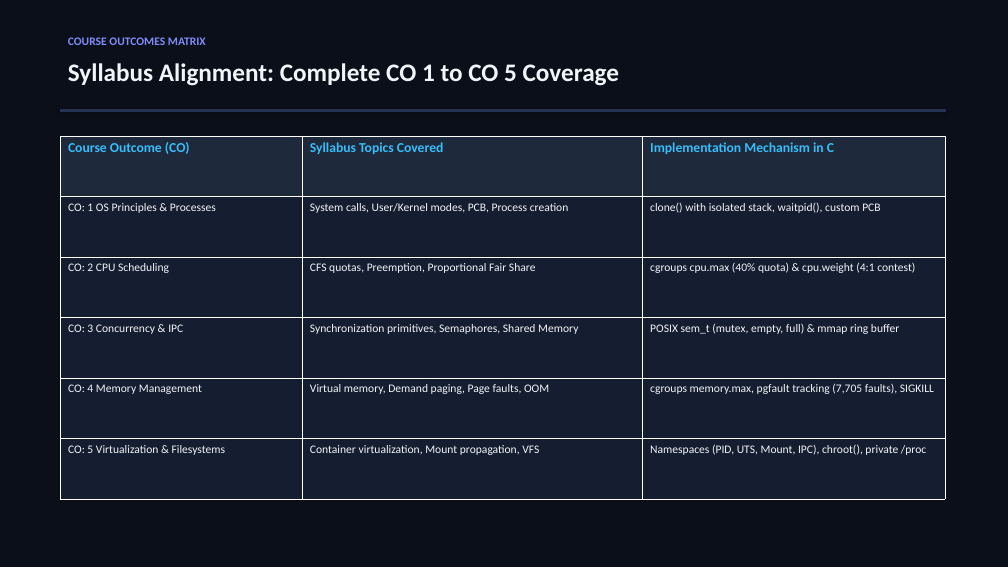
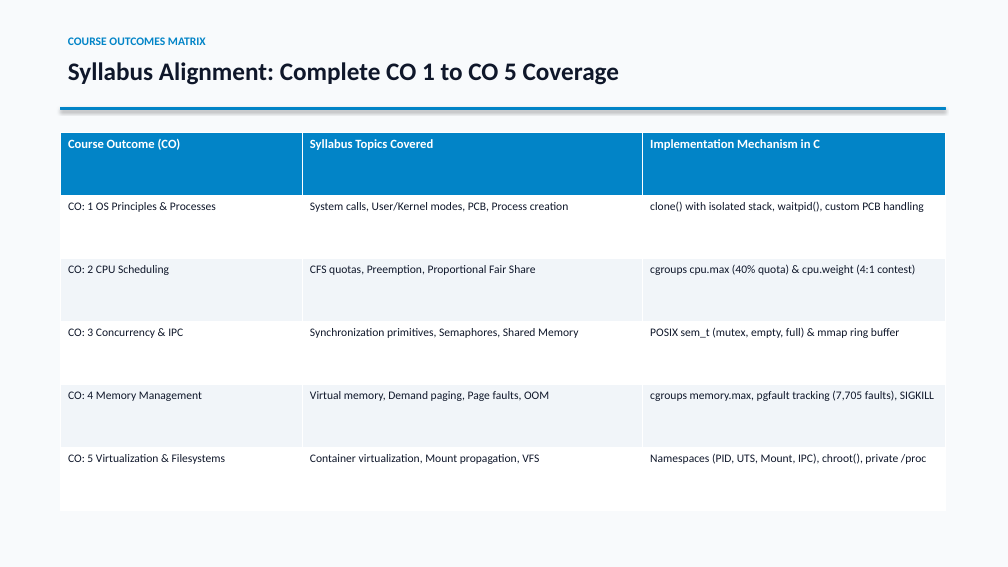
Before and after one commit to THARAKESHA/mini-container, a slide deck: slide 3 of presentation.pptx. Drawn at 1008x567 pixels with LibreOffice and Linux fonts; fonts in the diff are those of the drawing. Boxes give left, top, right and bottom in pixels: in the first picture for what was removed or moved away, otherwise in the second. Text is boxed around its words. In the diff, an @@ line names an element or a change of style, - is before the commit and + after.

Commit message:
Review: Update presentation to bright clean theme, remove viva slide, add concurrency representations

```diff
--- a/presentation.pptx
+++ b/presentation.pptx
@@ rectangle at [0,0,1008,567]: fill #0B0F19 to #F8FAFC; outline #0B0F19 0.75 pt to #F8FAFC 0.75 pt @@
@@ text "Syllabus Alignment: Complete CO 1 ..." at [68,62,619,85]: text colour #F1F5F9 to #0F172A @@
@@ text "COURSE OUTCOMES MATRIX" at [68,37,206,45]: text colour #818CF8 to #0284C7 @@
@@ rectangle at [60,107,945,110]: fill #243354 to #0284C7; outline #243354 0.75 pt to #0284C7 0.75 pt @@
@@ table at [60,132,945,510] @@
-row 2, column 3: clone() with isolated stack, waitpid(), custom PCB
+row 2, column 3: clone() with isolated stack, waitpid(), custom PCB handling
@@ fill #1E293B to #0284C7 in row 1 @@
@@ fill #151D30 to #FFFFFF in 9 cells @@
@@ fill #151D30 to #F1F5F9 in 6 cells @@
@@ size 13 to 12 pt, text colour #38BDF8 to #FFFFFF in "Course Outcome (CO)", "Syllabus Topics Covered", "Implementation Mechanism in C" @@
@@ text colour #F1F5F9 to #0F172A in "CO: 1 OS Principles & Processes", "System calls, User/Kernel modes, PCB, Process creation", "CO: 2 CPU Scheduling", "CFS quotas, Preemption, Proportional Fair Share" and 10 more places @@
@@ table: place and size @@
-table at [60,136,945,499]
+table at [60,132,945,510]
```
Also in this commit, not shown: 6 other slides changed, 1 slide added, 1 slide removed, 3 other files.
